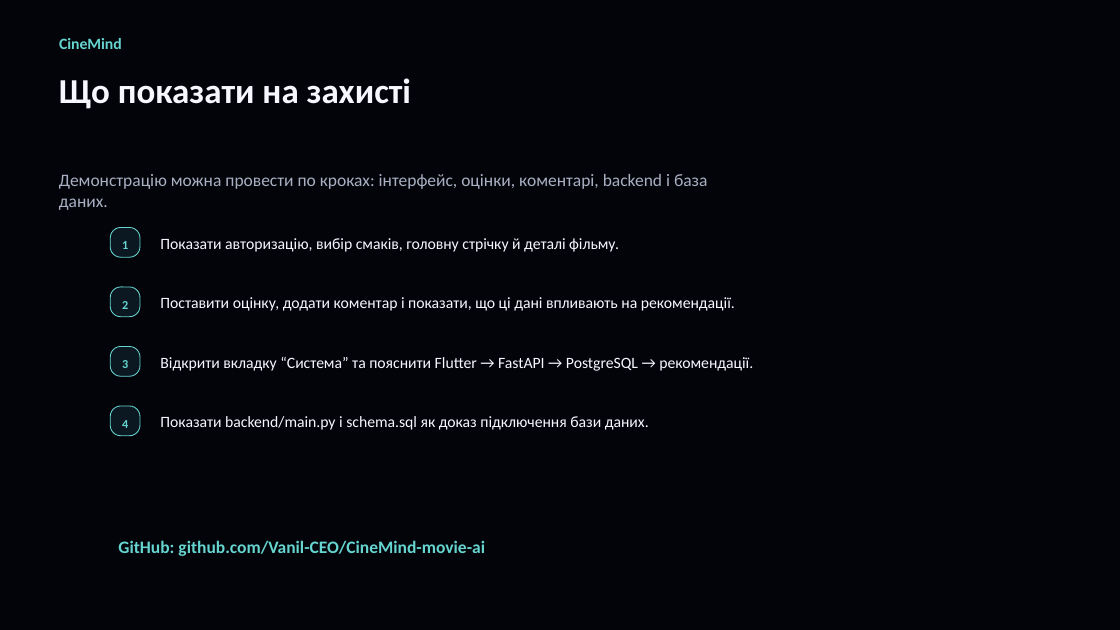
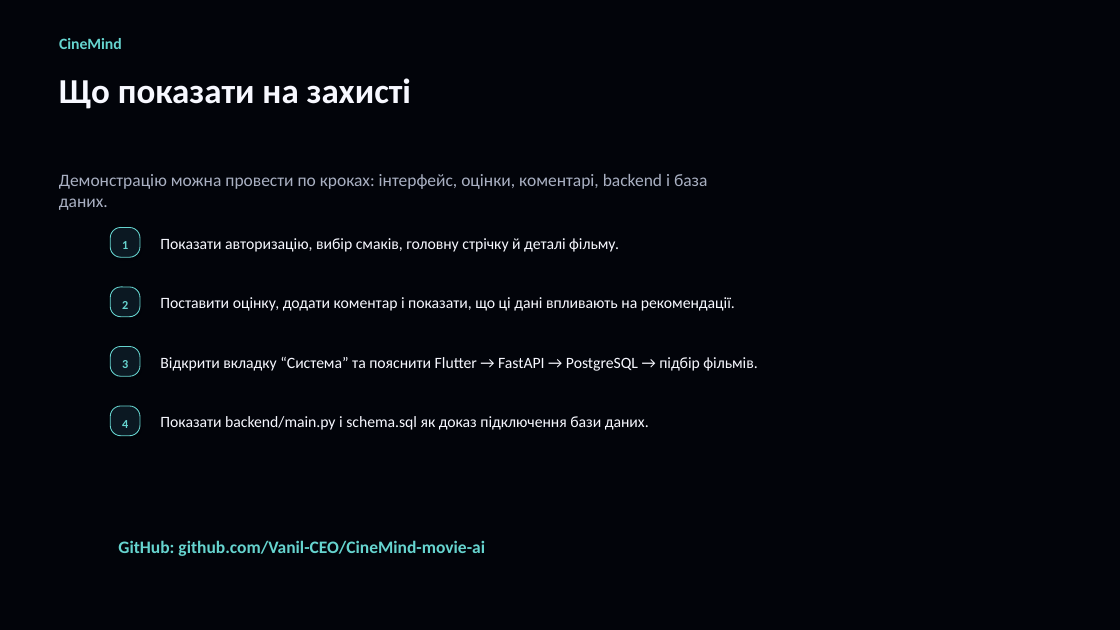
Before and after one commit to Vanil-CEO/CineMind-movie-ai, a slide deck: slide 11 of docs/presentations/CineMind_захист_проєкту.pptx (slide 10 before the commit). Drawn at 1120x630 pixels with LibreOffice and Linux fonts; fonts in the diff are those of the drawing. Boxes give left, top, right and bottom in pixels: in the first picture for what was removed or moved away, otherwise in the second. Text is boxed around its words. In the diff, an @@ line names an element or a change of style, - is before the commit and + after.

```diff
--- a/docs/presentations/CineMind_захист_проєкту.pptx
+++ b/docs/presentations/CineMind_захист_проєкту.pptx
@@ text at box(160, 357, 757, 371): text changed @@
-Відкрити вкладку “Система” та пояснити Flutter → FastAPI → PostgreSQL → рекомендації.
+Відкрити вкладку “Система” та пояснити Flutter → FastAPI → PostgreSQL → підбір фільмів.
```
Also in this commit, not shown: 6 other slides changed, 1 slide added, 1 other file.
